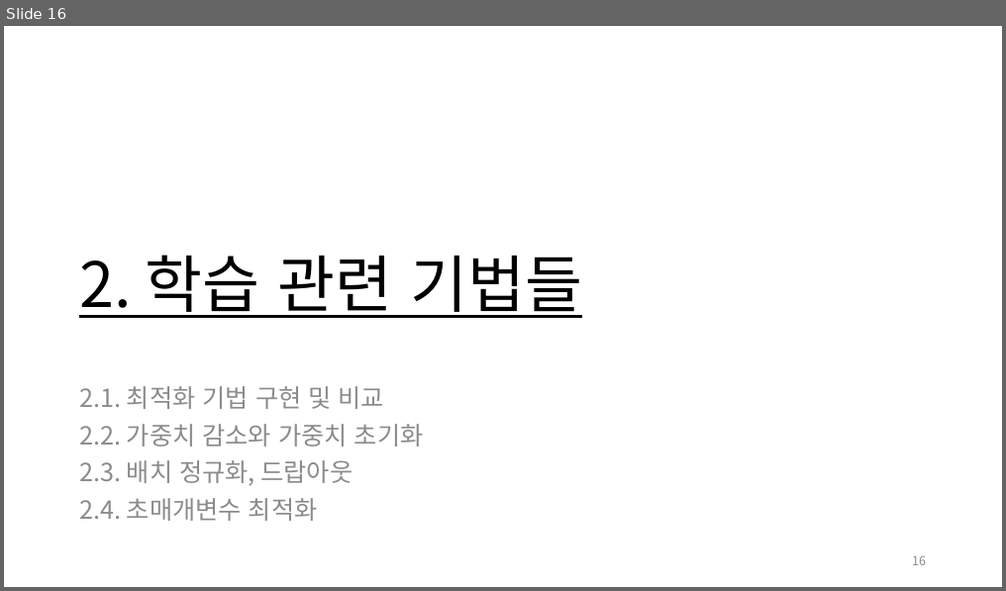
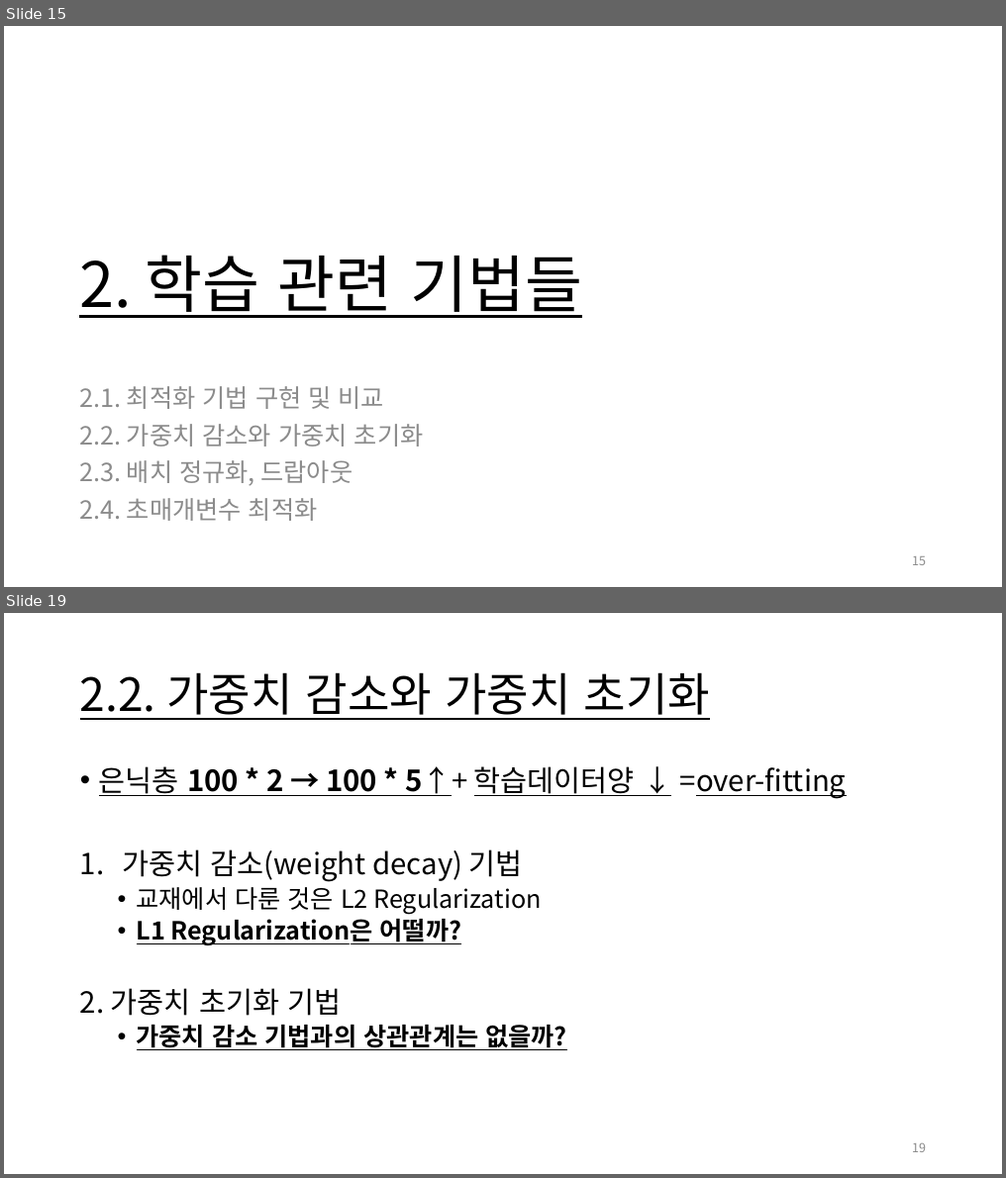
Before and after one commit to Jongbin-kr/DL_from_scratch, a slide deck: 밑바닥부터 딥러닝I.pptx. Shown one above the other, each under a label of ours: slide 16 before the commit, slides 15 and 19 after it; the slides between them are not shown. The pictures are 1006x591 and 1006x1178 pixels, drawn with LibreOffice and Linux fonts; fonts in the diff are those of the drawing. Boxes give left, top, right and bottom in pixels: in the first picture for what was removed or moved away, otherwise in the second. Text is boxed around its words. In the diff, an @@ line names an element or a change of style, - is before the commit and + after.

```diff
--- a/밑바닥부터 딥러닝I.pptx
+++ b/밑바닥부터 딥러닝I.pptx
@@ slide 19 added at <box>4,613,1002,1174</box>, background #FFFFFF @@
@@ title added at <box>80,672,710,720</box>, 44 pt, text #000000, underline @@
+2.2. 가중치 감소와 가중치 초기화
@@ text added at <box>80,766,846,1051</box>, 28 pt, text #000000, underline @@
+• 은닉층 100 * 2 → 100 * 5↑+ 학습데이터양 ↓ =over-fitting
+1. 가중치 감소(weight decay) 기법
+  • 교재에서 다룬 것은 L2 Regularization
+  • L1 Regularization은 어떨까?
+2. 가중치 초기화 기법
+  • 가중치 감소 기법과의 상관관계는 없을까?
@@ page number added at <box>912,1144,926,1153</box>, 12 pt, text #8C8C8C @@
+19
@@ what was slide 16 is now slide 15 @@
@@ page number at <box>912,557,926,566</box>: text changed @@
-16
+15
```
Also in this commit, not shown: 15 slides changed, 14 other slides added, 2 slides removed, 6 other files.
